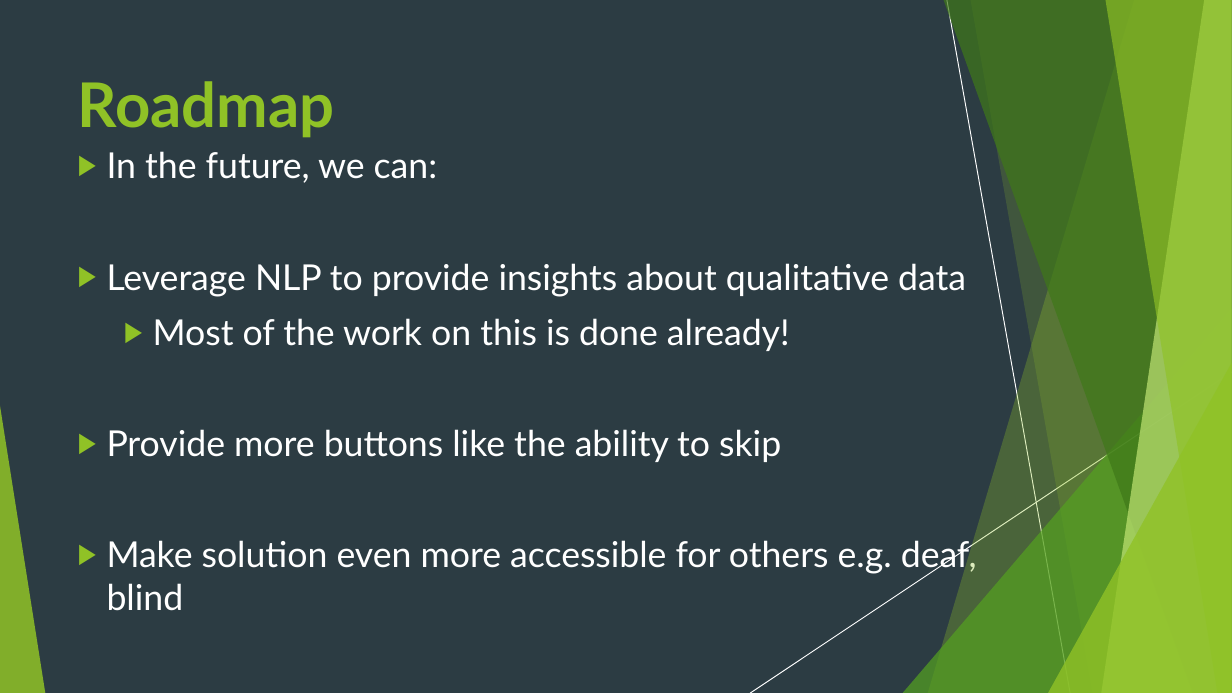
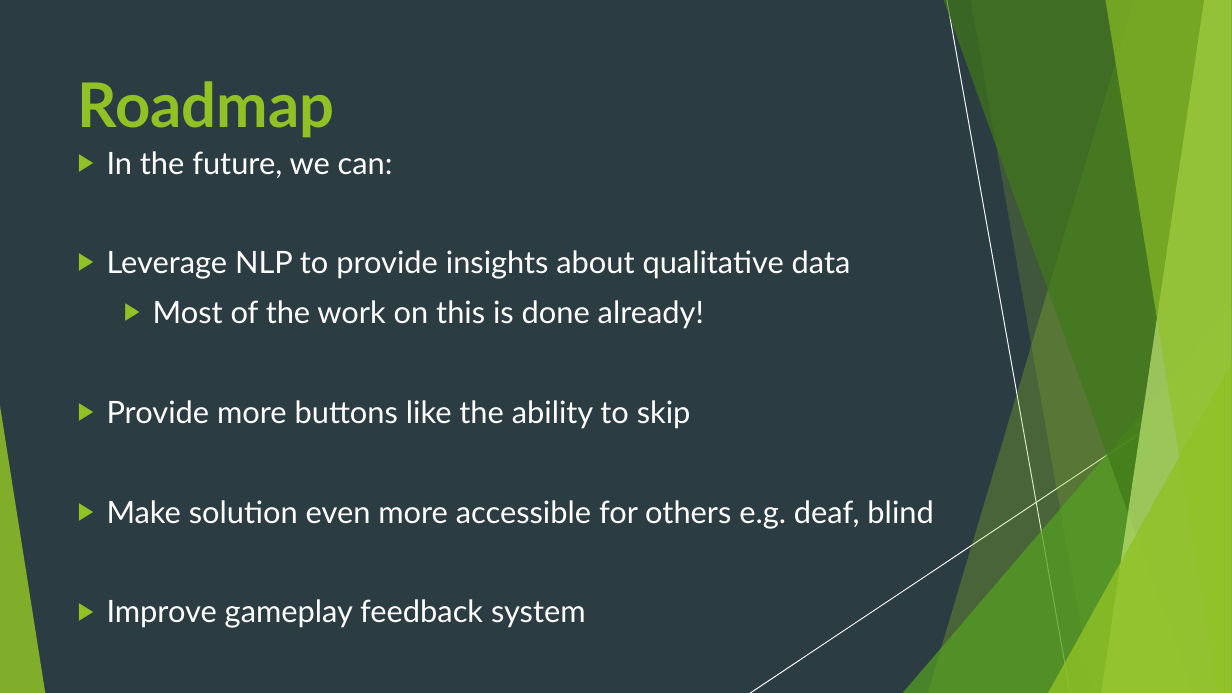
Before and after one commit to London18/team-21, a slide deck: slide 6 of resources/Code for Good - Presentation.pptx. Drawn at 1232x693 pixels with LibreOffice and Linux fonts; fonts in the diff are those of the drawing. Boxes give left, top, right and bottom in pixels: in the first picture for what was removed or moved away, otherwise in the second. Text is boxed around its words. In the diff, an @@ line names an element or a change of style, - is before the commit and + after.

Commit message:
Uploaded a new and better presentation

```diff
--- a/resources/Code for Good - Presentation.pptx
+++ b/resources/Code for Good - Presentation.pptx
@@ text at bbox=[107, 151, 933, 529]: size 27.8 to 24.1 pt in "In the future, we can:", "Leverage NLP to provide insights about qualitative ...", "Most of the work on this is ...", "Provide more buttons like the ability to ..." and 1 more places @@
@@ text at bbox=[107, 599, 586, 628]: paragraph added @@
+▶ Improve gameplay feedback system
```
